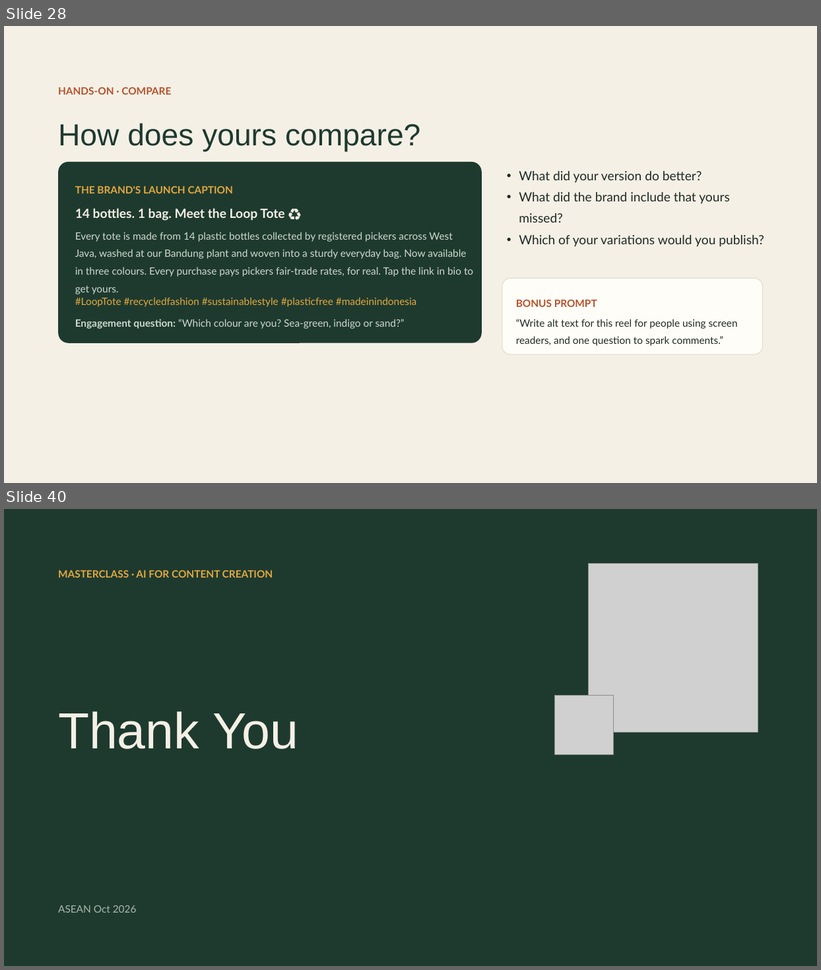
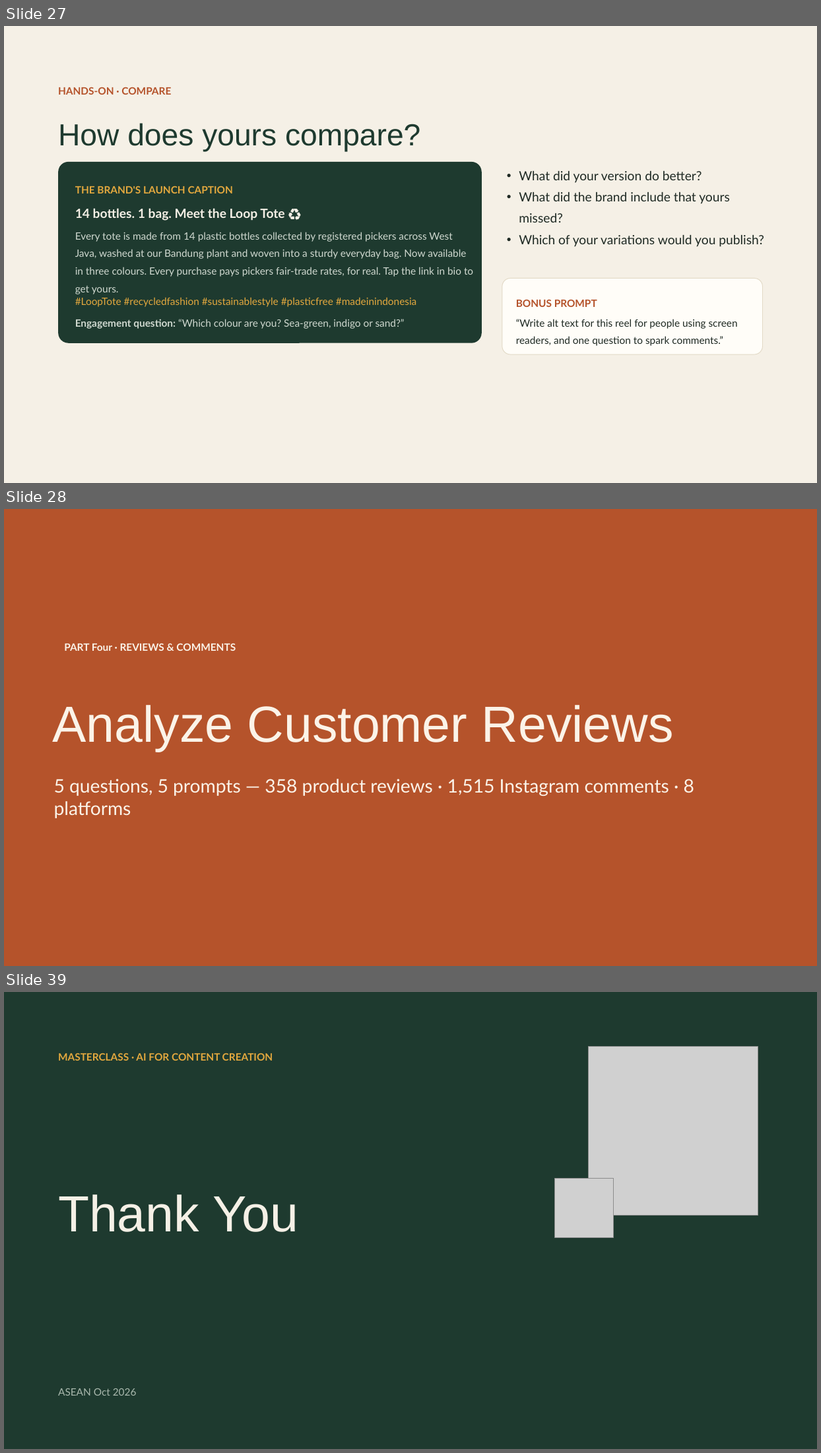
Before and after one commit to itsbharathp/LoopCycle, a slide deck: Prestentations/AI for Content Creation — The Basics.pptx. Shown one above the other, each under a label of ours: slides 28 and 40 before the commit, slides 27, 28 and 39 after it; the slides between them are not shown. The pictures are 821x970 and 821x1453 pixels, drawn with LibreOffice and Linux fonts; fonts in the diff are those of the drawing; grey boxes stand for pictures. Boxes give left, top, right and bottom in pixels: in the first picture for what was removed or moved away, otherwise in the second. Text is boxed around its words. In the diff, an @@ line names an element or a change of style, - is before the commit and + after.

```diff
--- a/Prestentations/AI for Content Creation — The Basics.pptx
+++ b/Prestentations/AI for Content Creation — The Basics.pptx
@@ slide 28 added at (4, 509, 817, 966), background #B5532B @@
@@ text added at (64, 643, 236, 651), 12 pt, text #FBF3E8, bold @@
+PART Four · REVIEWS & COMMENTS
@@ text added at (53, 705, 674, 752), 60 pt, text #FBF3E8 @@
+Analyze Customer Reviews
@@ text added at (54, 779, 694, 819), 22 pt, text #FBF3E8 @@
+5 questions, 5 prompts — 358 product reviews · 1,515 Instagram comments · 8 platforms
@@ what was slide 28 is now slide 27 @@
@@ what was slide 40 is now slide 39 @@
```
Also in this commit, not shown: 10 other slides added, 12 slides removed, 3 other files.
